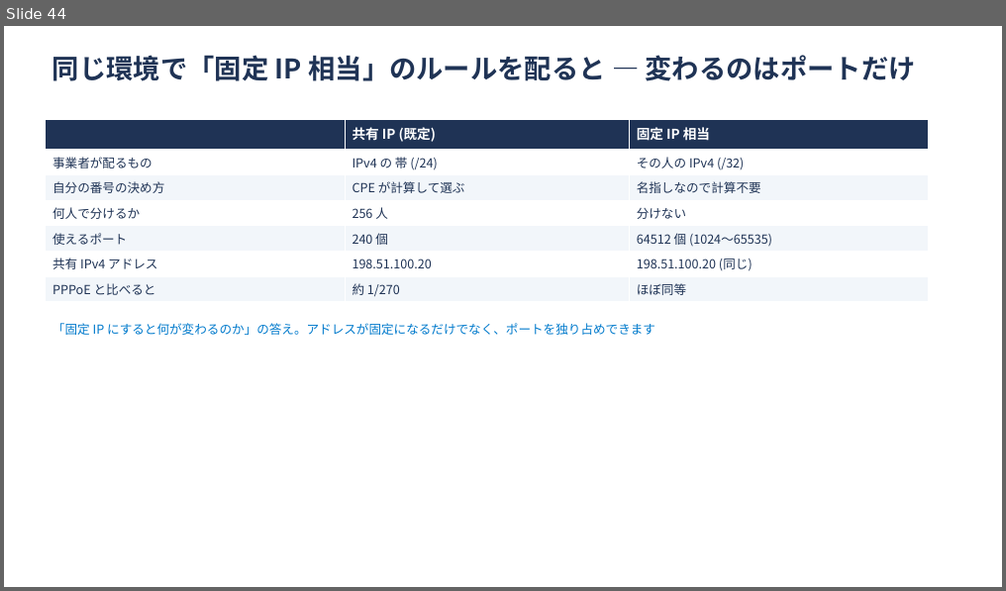
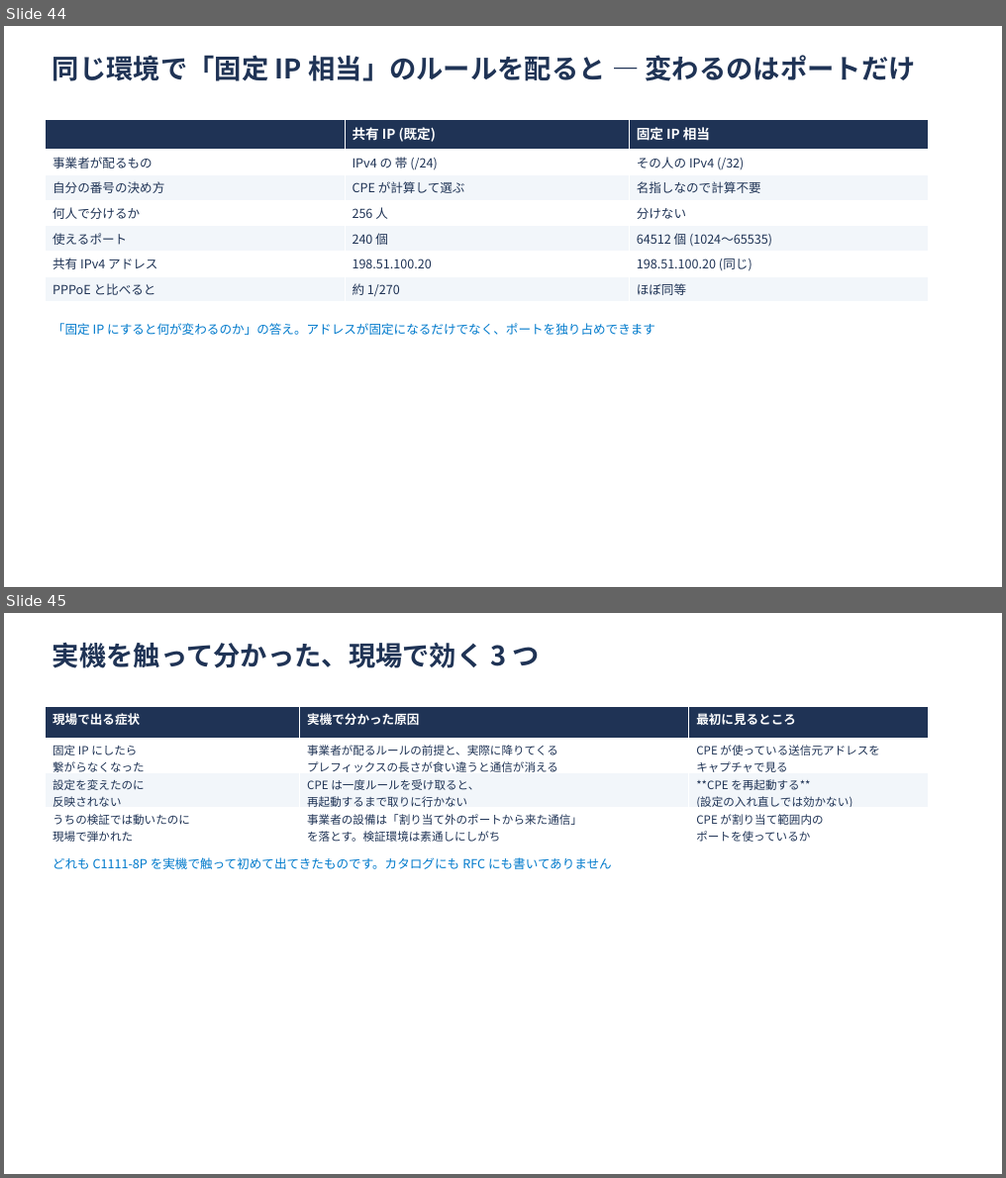
Before and after one commit to ginchankawaii/claude-code-book-template, a slide deck: docs/ipoe-lab/slides/setsumeikai.pptx. Shown one above the other, each under a label of ours: slide 44 before the commit, slides 44 and 45 after it. The pictures are 1006x591 and 1006x1178 pixels, drawn with LibreOffice and Linux fonts; fonts in the diff are those of the drawing. Boxes give left, top, right and bottom in pixels: in the first picture for what was removed or moved away, otherwise in the second. Text is boxed around its words. In the diff, an @@ line names an element or a change of style, - is before the commit and + after.

```diff
--- a/docs/ipoe-lab/slides/setsumeikai.pptx
+++ b/docs/ipoe-lab/slides/setsumeikai.pptx
@@ slide 45 added at [4, 613, 1002, 1174], background #FFFFFF @@
@@ text added at [53, 642, 540, 668], 26 pt, text #1F3355, bold @@
+実機を触って分かった、現場で効く 3 つ
@@ table added at [46, 707, 929, 846], 4 rows, 3 columns @@
+現場で出る症状 | 実機で分かった原因 | 最初に見るところ
+固定 IP にしたら 繋がらなくなった | 事業者が配るルールの前提と、実際に降りてくる プレフィックスの長さが食い違うと通信が消える | CPE が使っている送信元アドレスを キャプチャで見る
+設定を変えたのに 反映されない | CPE は一度ルールを受け取ると、 再起動するまで取りに行かない | **CPE を再起動する** (設定の入れ直しでは効かない)
+うちの検証では動いたのに 現場で弾かれた | 事業者の設備は「割り当て外のポートから来た通信」 を落とす。検証環境は素通しにしがち | CPE が割り当て範囲内の ポートを使っているか
@@ text added at [53, 858, 612, 869], 12 pt, text #007ACC @@
+どれも C1111-8P を実機で触って初めて出てきたものです。カタログにも RFC にも書いてありません
```
Also in this commit, not shown: 4 other files.
